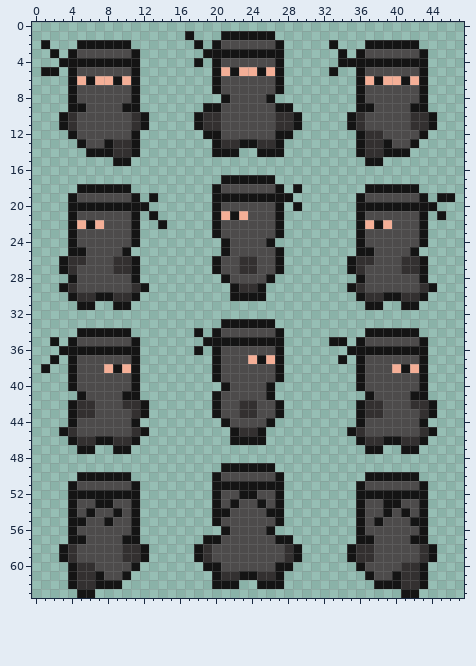
Two states of a pixel-art sprite, src/assets/ninja.png. The picture above is the old version.
The file is 48x64 pixels.
Now the later version:
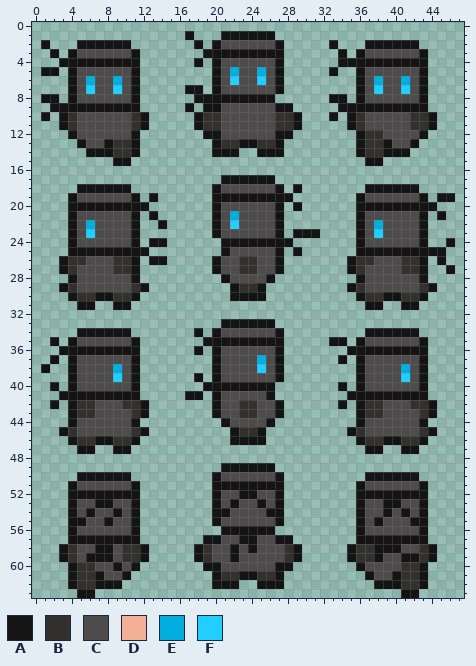
Palette (. is transparent): A #141414  B #333030  C #4d4b4b  D #f4af97  E #00aedf  F #20ceff
Edits made:
Changed rows in their new state; - is an unchanged pixel.
first column x 1:
 5 --------------------CECCEC----------------
 6 ----CECCEC-----------F--F-----------CECCEC
 7 -----F--F-------AA-------------------F--F-
 8 AA---------------AAA-AAAA-------AA--------
 9 -AA--AAAA-------A----------------AA--AAAA-
10 A-------------------------------A---------
first column x 5:
21 ----------------CEC-----------------------
22 CEC--------------F--------------CEC-------
23 -F----------------------AAA------F--------
24 --------AA-------AAAA-AA-----------------A
25 -AAAA-AA----------------A--------AAAA-AAA-
26 --------AA------------------------------A-
27 -----------------------------------------A
first column x 2:
37 ----------------------CEC----------------
38 ------CEC--------------F--------------CEC
39 -------F--------A----------------------F-
40 A----------------AA-AAAA--------A--------
41 -AA-AAAA-------AA----------------AA-AAAA-
42 A-------------------------------A--------
first column x 6:
56 ----------------AAAA-----------------
57 AAAA-------------AA-------------AAAA-
58 -AA-------------A-A-------------AAA--
59 AAA-------------A---------------A--AA
60 ---A---------------------------------
